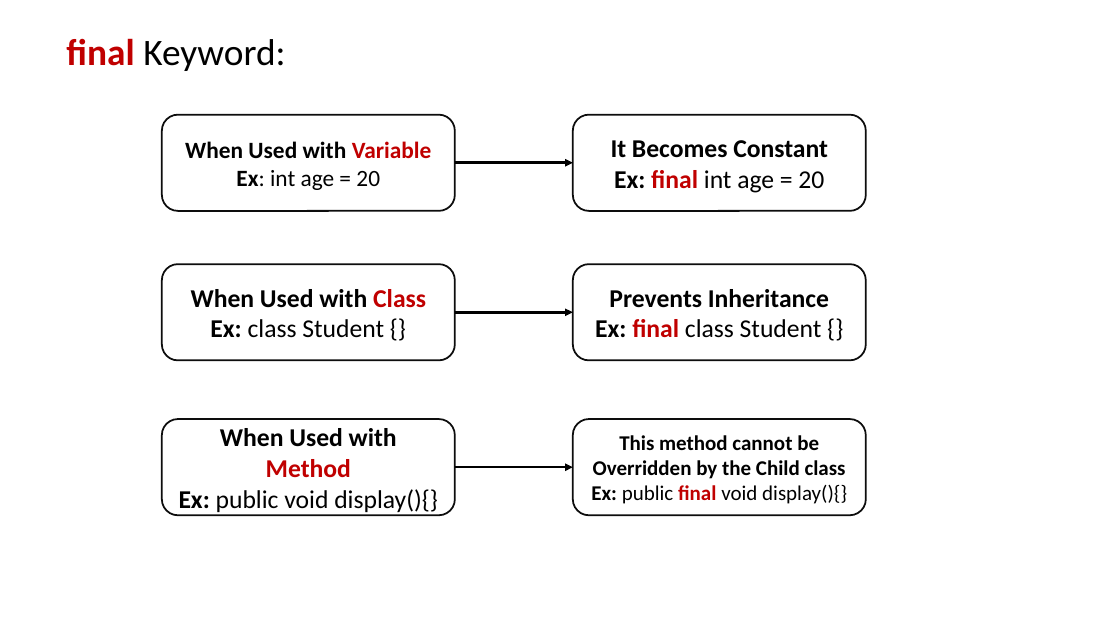
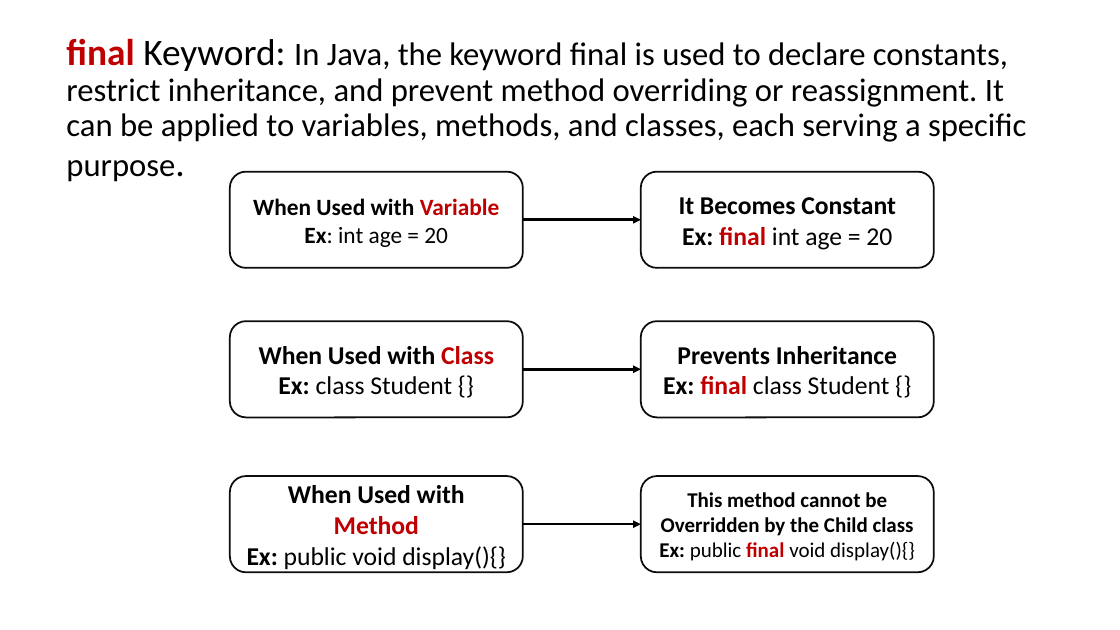
Before and after one commit to PRAMOD-VISHNU-NAIK/MCA-2nd-Sem-Shridevi-College, a slide deck: slide 15 of Theory Class-Notes/Complete Syllabus/Module-2 Inheritance.pptx. Drawn at 1120x630 pixels with LibreOffice and Linux fonts; fonts in the diff are those of the drawing. Boxes give left, top, right and bottom in pixels: in the first picture for what was removed or moved away, otherwise in the second. Text is boxed around its words. In the diff, an @@ line names an element or a change of style, - is before the commit and + after.

```diff
--- a/Theory Class-Notes/Complete Syllabus/Module-2 Inheritance.pptx
+++ b/Theory Class-Notes/Complete Syllabus/Module-2 Inheritance.pptx
@@ text at (66, 38, 1026, 182): text changed; size 32 to 28 pt @@
-final Keyword:
+final Keyword: In Java, the keyword final is used to declare constants, restrict inheritance, and prevent method overriding or reassignment. It can be applied to variables, methods, and classes, each serving a specific purpose.
@@ 6 rounded rectangles, 3 arrows: place and size @@
-6 rounded rectangles, 3 arrows at (162, 115, 866, 516)
+6 rounded rectangles, 3 arrows at (230, 171, 934, 573)
```
Also in this commit, not shown: 1 other slide changed, 6 slides removed, 13 other files.
